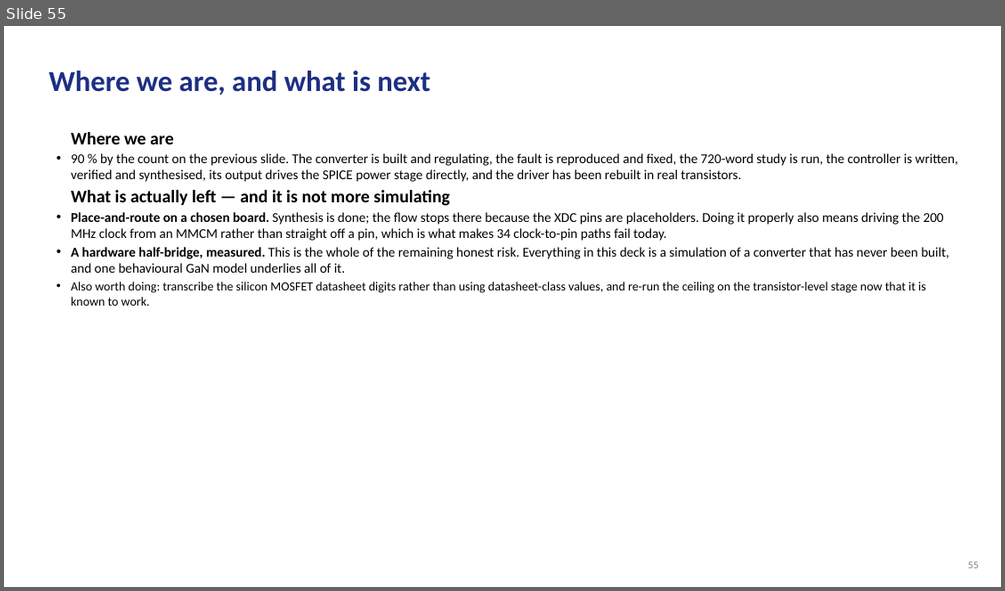
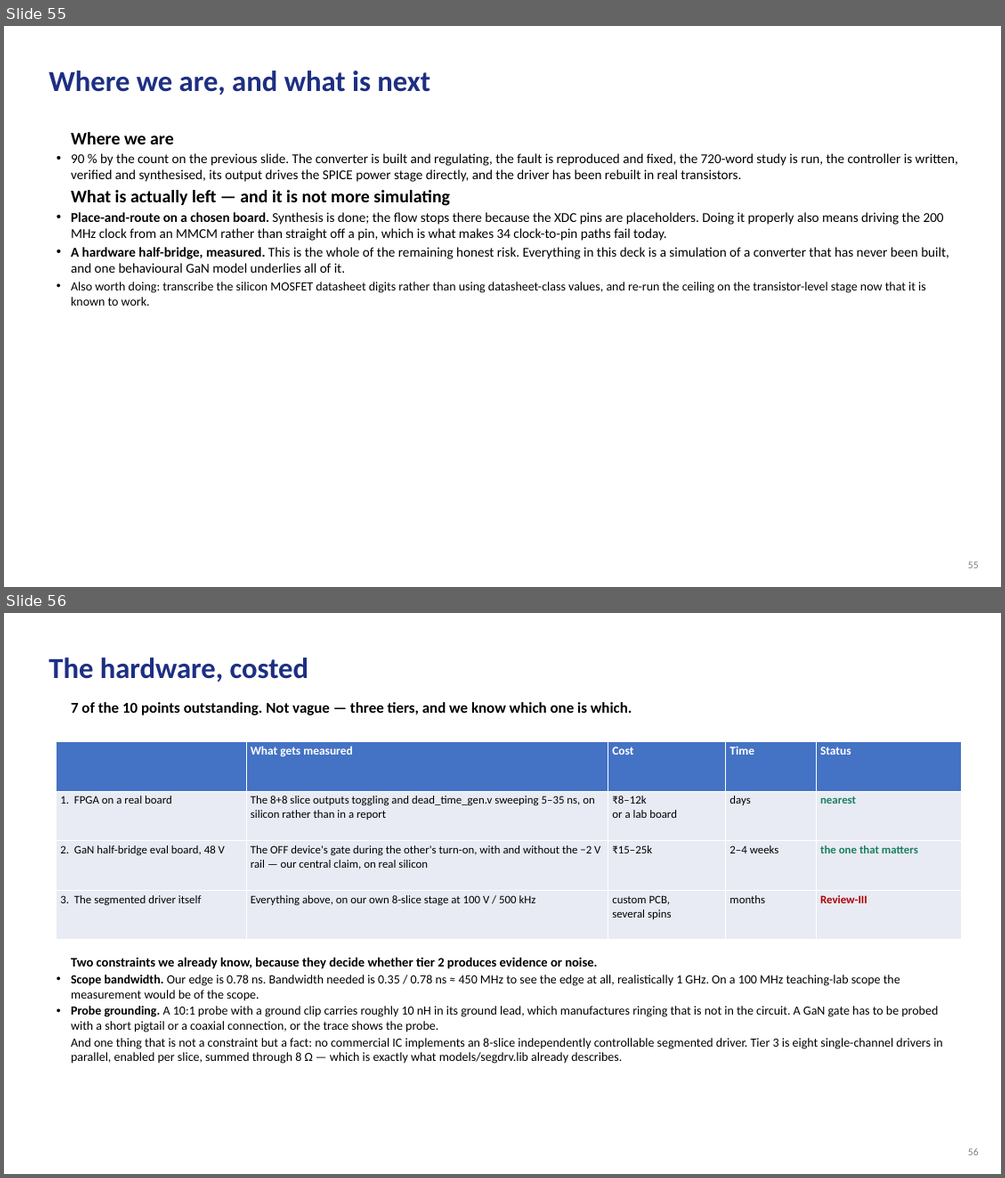
Before and after one commit to Amritha902/gan-driver, a slide deck: review/GaN_Review1_BACKUP.pptx. Shown one above the other, each under a label of ours: slide 55 before the commit, slides 55 and 56 after it. The pictures are 1005x591 and 1005x1178 pixels, drawn with LibreOffice and Linux fonts; fonts in the diff are those of the drawing. Boxes give left, top, right and bottom in pixels: in the first picture for what was removed or moved away, otherwise in the second. Text is boxed around its words. In the diff, an @@ line names an element or a change of style, - is before the commit and + after.

```diff
--- a/review/GaN_Review1_BACKUP.pptx
+++ b/review/GaN_Review1_BACKUP.pptx
@@ slide 56 added at [4, 613, 1001, 1174], background #FFFFFF @@
@@ text added at [48, 657, 309, 682], 28 pt, text #1D2F82, bold @@
+The hardware, costed
@@ text added at [71, 702, 632, 715], 14.5 pt, text #000000, bold @@
+7 of the 10 points outstanding. Not vague — three tiers, and we know which one is which.
@@ table added at [57, 742, 961, 940], 4 rows, 5 columns @@
+ | What gets measured | Cost | Time | Status
+1. FPGA on a real board | The 8+8 slice outputs toggling and dead_time_gen.v sweeping 5–35 ns, on silicon rather than in a report | ₹8–12k or a lab board | days | nearest
+2. GaN half-bridge eval board, 48 V | The OFF device's gate during the other's turn-on, with and without the −2 V rail — our central claim, on real silicon | ₹15–25k | 2–4 weeks | the one that matters
+3. The segmented driver itself | Everything above, on our own 8-slice stage at 100 V / 500 kHz | custom PCB, several spins | months | Review-III
@@ text added at [71, 957, 943, 1063], 12 pt, text #000000 @@
+Two constraints we already know, because they decide whether tier 2 produces evidence or noise.
+• Scope bandwidth. Our edge is 0.78 ns. Bandwidth needed is 0.35 / 0.78 ns ≈ 450 MHz to see the edge at all, realistically 1 GHz. On a 100 MHz teaching-lab scope the measurement would be of the scope.
+• Probe grounding. A 10:1 probe with a ground clip carries roughly 10 nH in its ground lead, which manufactures ringing that is not in the circuit. A GaN gate has to be probed with a short pigtail or a coaxial connection, or the trace shows the probe.
+And one thing that is not a constraint but a fact: no commercial IC implements an 8-slice independently controllable segmented driver. Tier 3 is eight single-channel drivers in parallel, enabled per slice, summed through 8 Ω — which is exactly what models/segdrv.lib already describes.
@@ text added at [968, 1148, 979, 1155], 10 pt, text #808080 @@
+56
```
Also in this commit, not shown: 4 slides changed, 5 other files.
